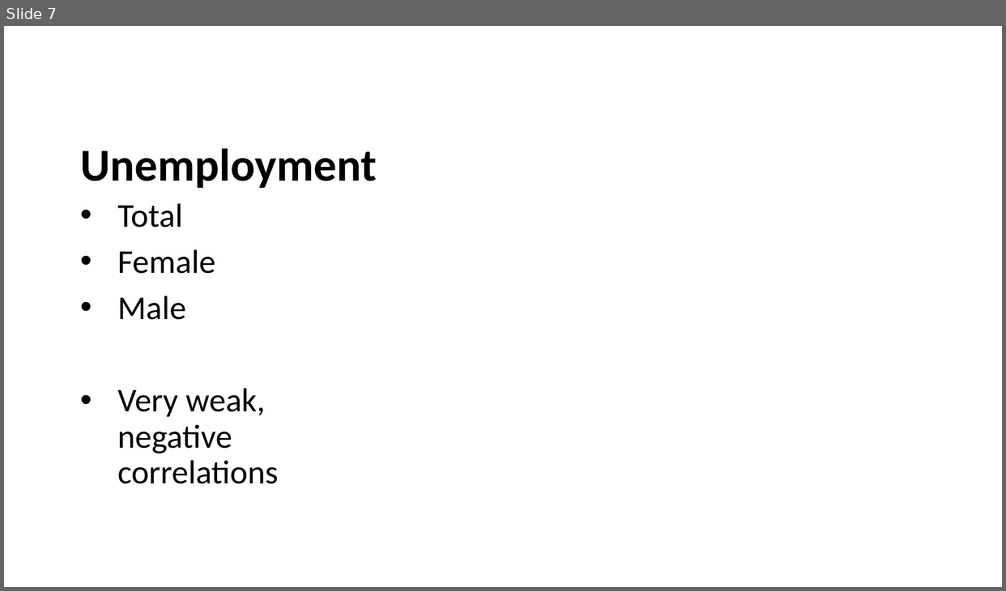
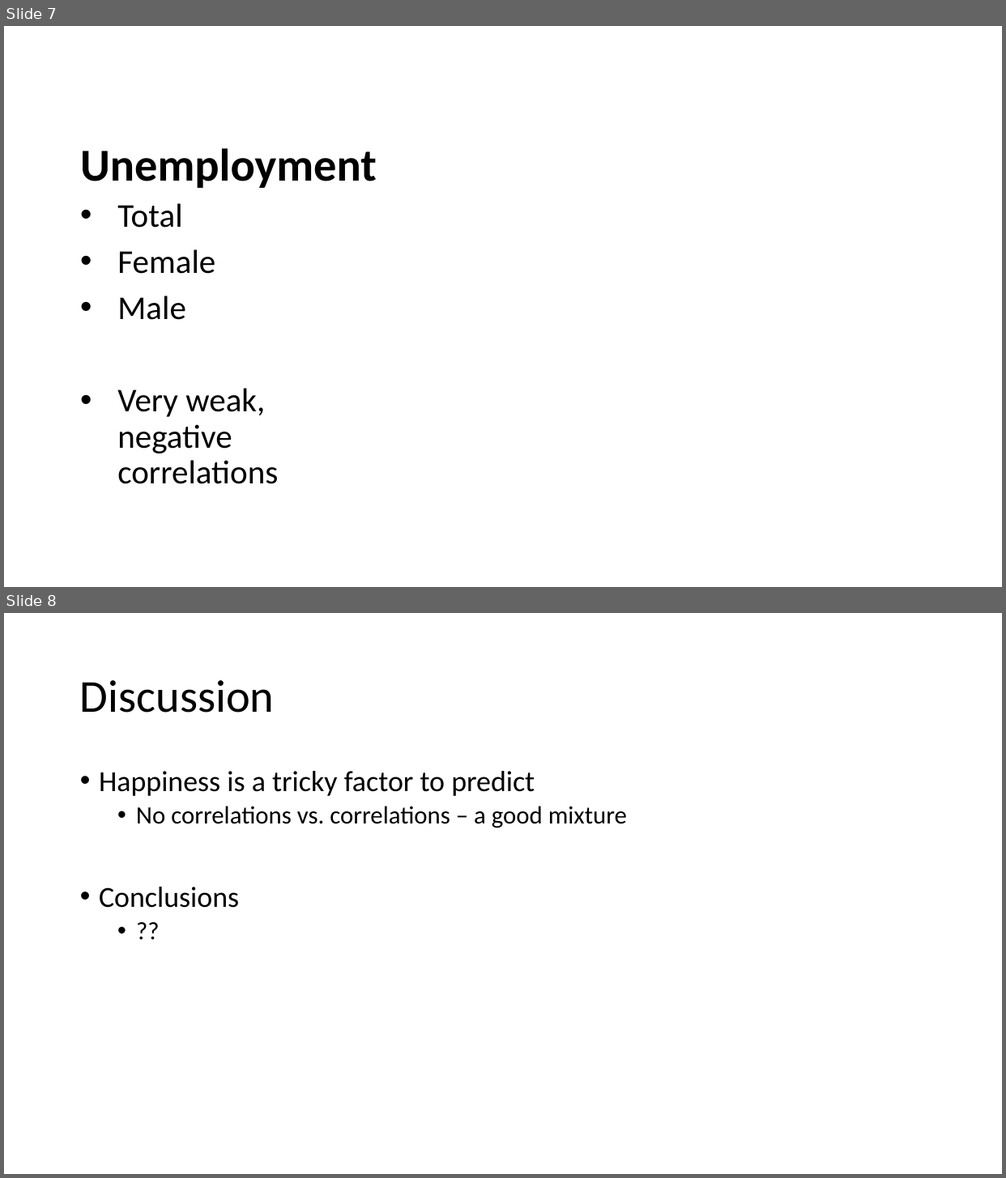
Before and after one commit to patpetrus/project-1-group-5, a slide deck: ocean_data/group5_presentation.pptx. Shown one above the other, each under a label of ours: slide 7 before the commit, slides 7 and 8 after it. The pictures are 1006x591 and 1006x1178 pixels, drawn with LibreOffice and Linux fonts; fonts in the diff are those of the drawing. Boxes give left, top, right and bottom in pixels: in the first picture for what was removed or moved away, otherwise in the second. Text is boxed around its words. In the diff, an @@ line names an element or a change of style, - is before the commit and + after.

```diff
--- a/ocean_data/group5_presentation.pptx
+++ b/ocean_data/group5_presentation.pptx
@@ slide 8 added at bbox=[4, 613, 1002, 1174], background #FFFFFF @@
@@ title added at bbox=[80, 680, 275, 713], 44 pt, text #000000 @@
+Discussion
@@ text added at bbox=[99, 771, 627, 908], 28 pt, text #000000 @@
+• Happiness is a tricky factor to predict
+  • No correlations vs. correlations – a good mixture
+• Conclusions
+  • ??
```
Also in this commit, not shown: 2 other slides added.
